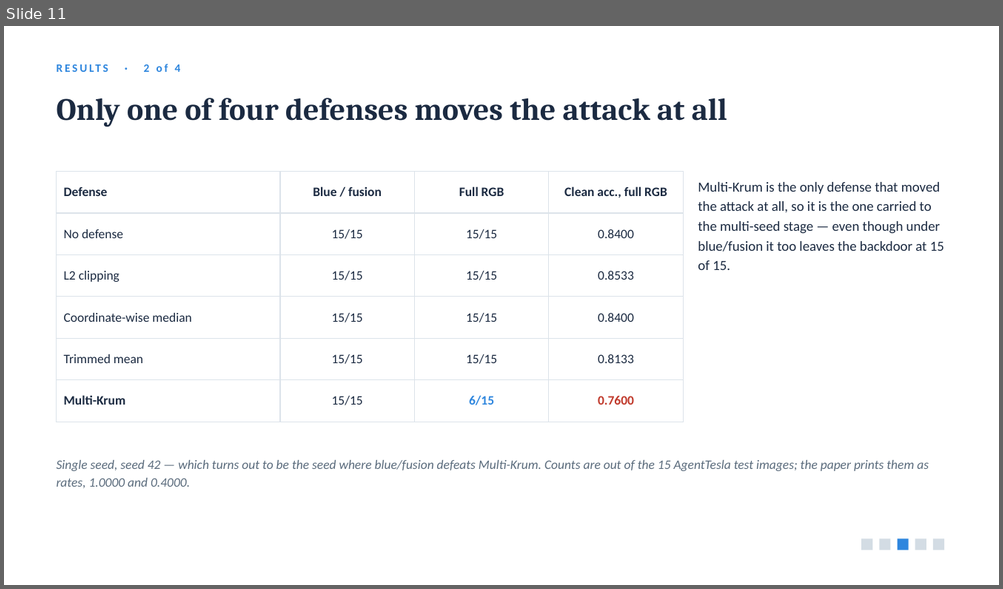
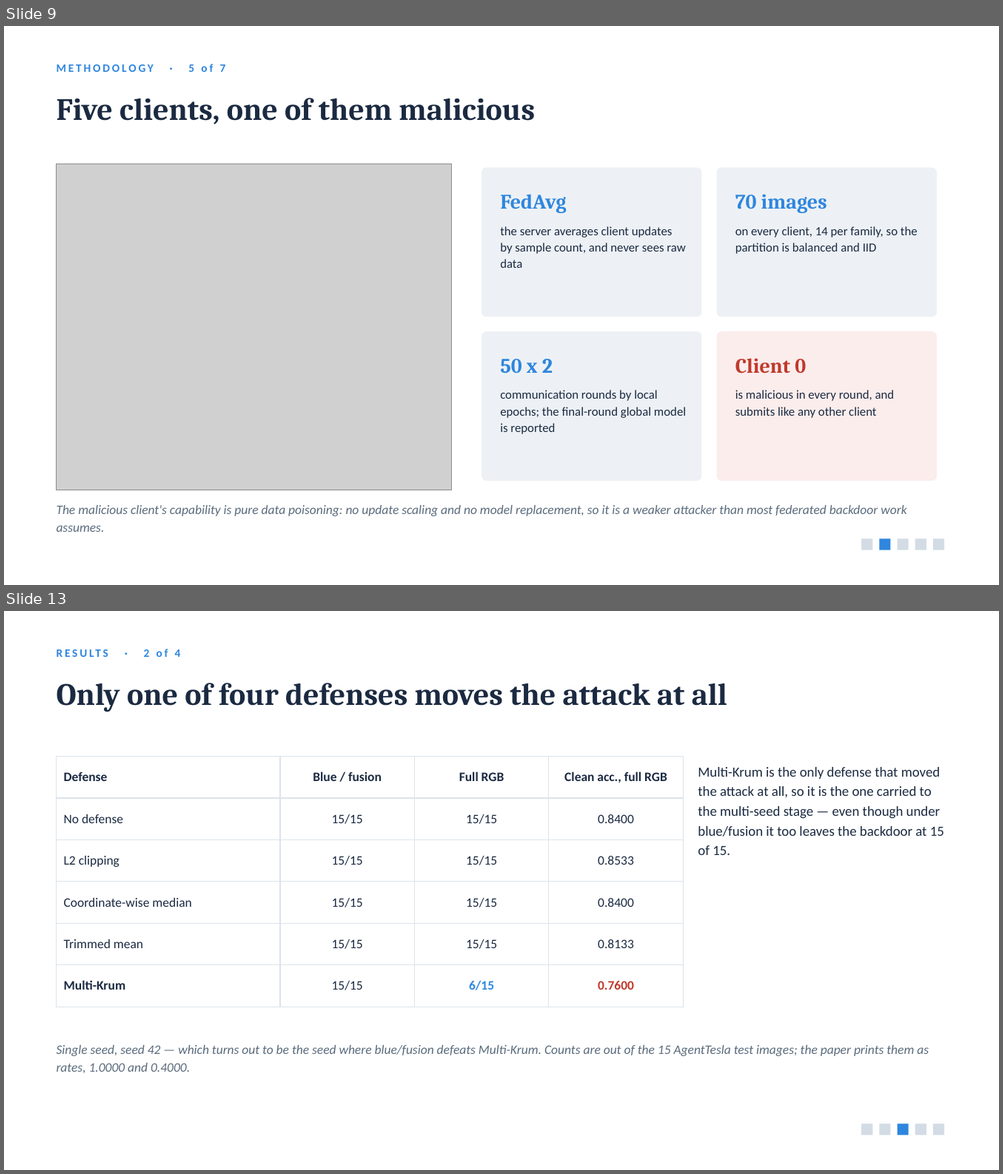
Before and after one commit to jabirmbrok/fl_backdoor_infostealer, a slide deck: slides/iwbis_channel_aware_backdoor.pptx. Shown one above the other, each under a label of ours: slide 11 before the commit, slides 9 and 13 after it; the slides between them are not shown. The pictures are 1003x589 and 1003x1174 pixels, drawn with LibreOffice and Linux fonts; fonts in the diff are those of the drawing; grey boxes stand for pictures. Boxes give left, top, right and bottom in pixels: in the first picture for what was removed or moved away, otherwise in the second. Text is boxed around its words. In the diff, an @@ line names an element or a change of style, - is before the commit and + after.

```diff
--- a/slides/iwbis_channel_aware_backdoor.pptx
+++ b/slides/iwbis_channel_aware_backdoor.pptx
@@ slide 9 added at (4, 26, 999, 585), background #FFFFFF @@
@@ text added at (57, 64, 226, 72), 11 pt, text #2E86DE, bold @@
+METHODOLOGY · 5 of 7
@@ text added at (57, 98, 535, 124), 30 pt, text #1B2A41, bold @@
+Five clients, one of them malicious
@@ picture added at (57, 164, 452, 491) @@
@@ rounded rectangle added at (481, 168, 702, 317), fill #EDF1F5 @@
@@ rounded rectangle added at (717, 168, 936, 317), fill #EDF1F5 @@
@@ text added at (500, 194, 566, 213), 20 pt, text #2E86DE, bold @@
+FedAvg
@@ text added at (735, 194, 827, 213), 20 pt, text #2E86DE, bold @@
+70 images
@@ text added at (500, 227, 685, 268), 12 pt, text #1B2A41 @@
+the server averages client updates by sample count, and never sees raw data
@@ text added at (735, 227, 917, 254), 12 pt, text #1B2A41 @@
+on every client, 14 per family, so the partition is balanced and IID
@@ rounded rectangle added at (481, 332, 702, 481), fill #EDF1F5 @@
@@ rounded rectangle added at (717, 332, 936, 481), fill #FBEDEC @@
@@ text added at (735, 358, 805, 374), 20 pt, text #C0392B, bold @@
+Client 0
@@ text added at (500, 359, 552, 373), 20 pt, text #2E86DE, bold @@
+50 x 2
@@ text added at (500, 390, 686, 434), 12 pt, text #1B2A41 @@
+communication rounds by local epochs; the final-round global model is reported
@@ text added at (735, 390, 894, 418), 12 pt, text #1B2A41 @@
+is malicious in every round, and submits like any other client
@@ text added at (57, 506, 906, 532), 12.5 pt, text #5A6B7C, italic @@
+The malicious client's capability is pure data poisoning: no update scaling and no model replacement, so it is a weaker attacker than most federated backdoor work assumes.
@@ rectangle added at (861, 540, 873, 551), fill #D3DCE4 @@
@@ rectangle added at (879, 540, 891, 551), fill #2E86DE @@
@@ rectangle added at (897, 540, 908, 551), fill #D3DCE4 @@
@@ rectangle added at (915, 540, 926, 551), fill #D3DCE4 @@
@@ rectangle added at (933, 540, 944, 551), fill #D3DCE4 @@
@@ what was slide 11 is now slide 13 @@
```
Also in this commit, not shown: 9 slides changed, 1 other slide added, 6 other files.
